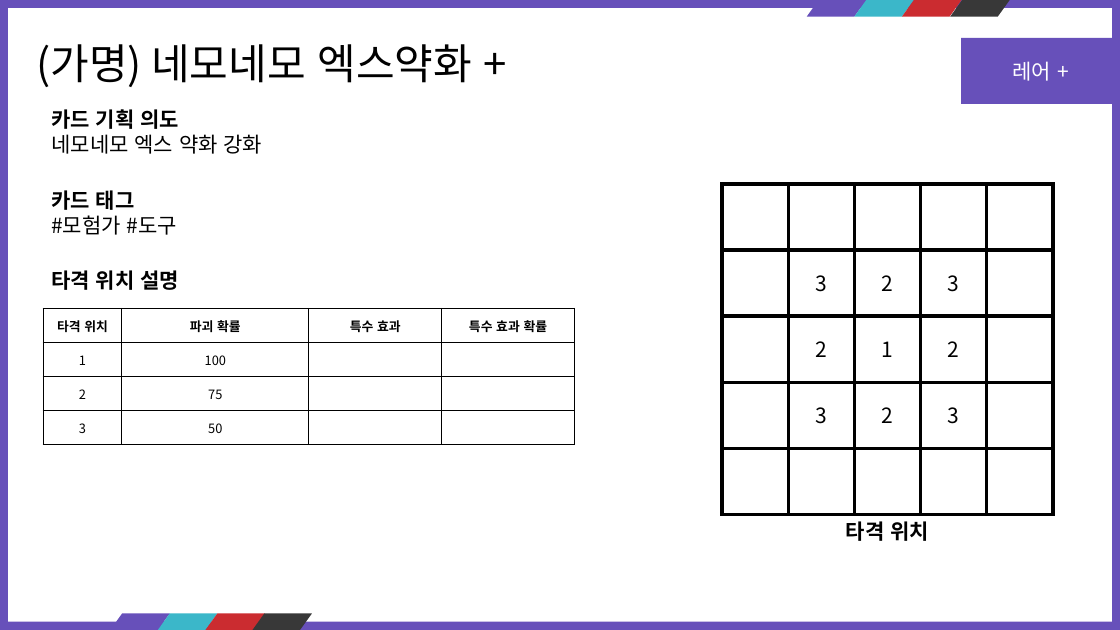
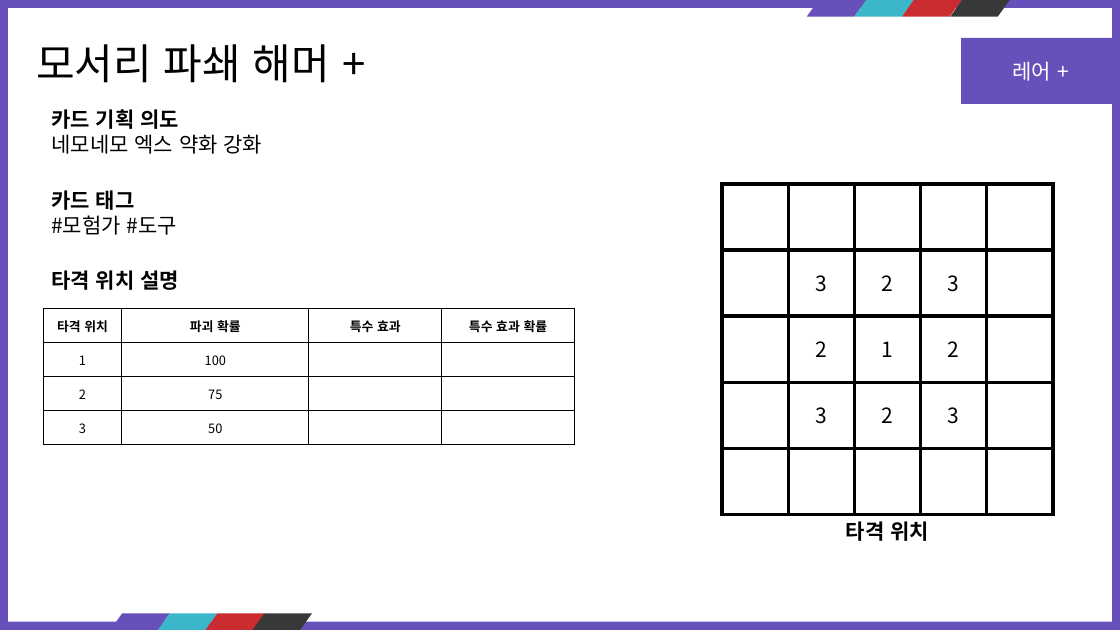
Before and after one commit to kauthor/FluffyDisdog, a slide deck: slide 20 of Plan/기획서/카드 정리.pptx. Drawn at 1120x630 pixels with LibreOffice and Linux fonts; fonts in the diff are those of the drawing. Boxes give left, top, right and bottom in pixels: in the first picture for what was removed or moved away, otherwise in the second. Text is boxed around its words. In the diff, an @@ line names an element or a change of style, - is before the commit and + after.

```diff
--- a/Plan/기획서/카드 정리.pptx
+++ b/Plan/기획서/카드 정리.pptx
@@ text at bbox=[36, 44, 330, 83]: text changed @@
-(가명) 네모네모 엑스약화 +
+모서리 파쇄 해머 +
```
Also in this commit, not shown: 12 other slides changed, 1 other file.
